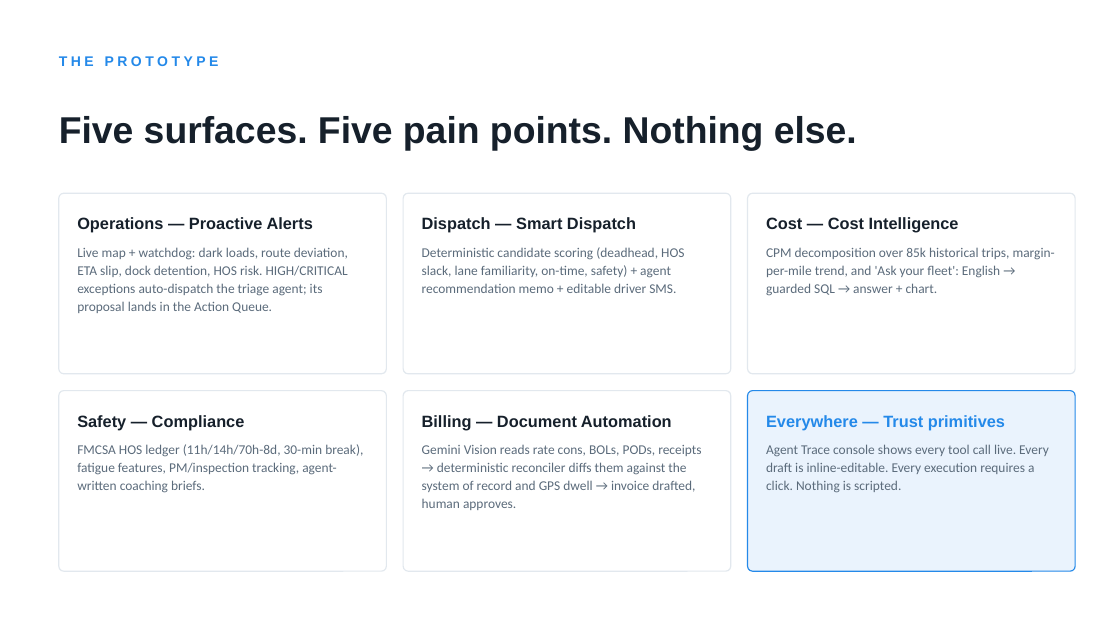
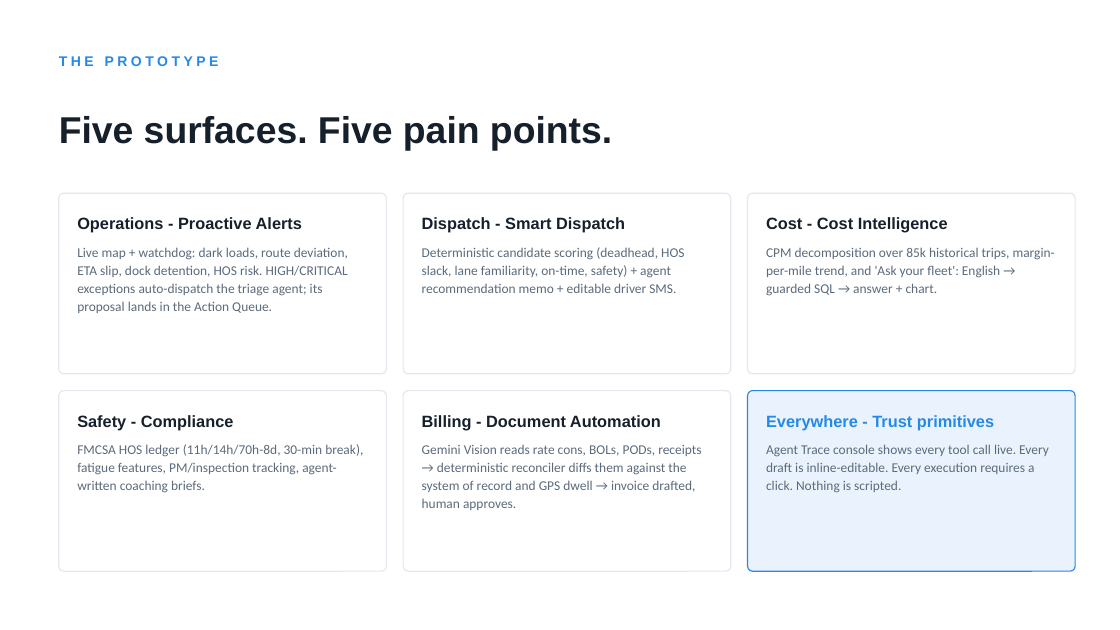
Before and after one commit to asing508/TruckerPath, a slide deck: slide 4 of docs/Fleet-Copilot-Deck.pptx. Drawn at 1120x630 pixels with LibreOffice and Linux fonts; fonts in the diff are those of the drawing. Boxes give left, top, right and bottom in pixels: in the first picture for what was removed or moved away, otherwise in the second. Text is boxed around its words. In the diff, an @@ line names an element or a change of style, - is before the commit and + after.

```diff
--- a/docs/Fleet-Copilot-Deck.pptx
+++ b/docs/Fleet-Copilot-Deck.pptx
@@ text at [59, 116, 612, 150]: text changed @@
-Five surfaces. Five pain points. Nothing else.
+Five surfaces. Five pain points.
@@ text at [77, 217, 302, 233]: text changed @@
-Operations — Proactive Alerts
+Operations - Proactive Alerts
@@ text at [422, 217, 625, 233]: text changed @@
-Dispatch — Smart Dispatch
+Dispatch - Smart Dispatch
@@ text at [766, 217, 948, 233]: text changed @@
-Cost — Cost Intelligence
+Cost - Cost Intelligence
@@ text at [77, 415, 234, 431]: text changed @@
-Safety — Compliance
+Safety - Compliance
@@ text at [422, 415, 661, 431]: text changed @@
-Billing — Document Automation
+Billing - Document Automation
@@ text at [766, 415, 994, 431]: text changed @@
-Everywhere — Trust primitives
+Everywhere - Trust primitives
```
Also in this commit, not shown: 8 other slides changed, 2 other files.
